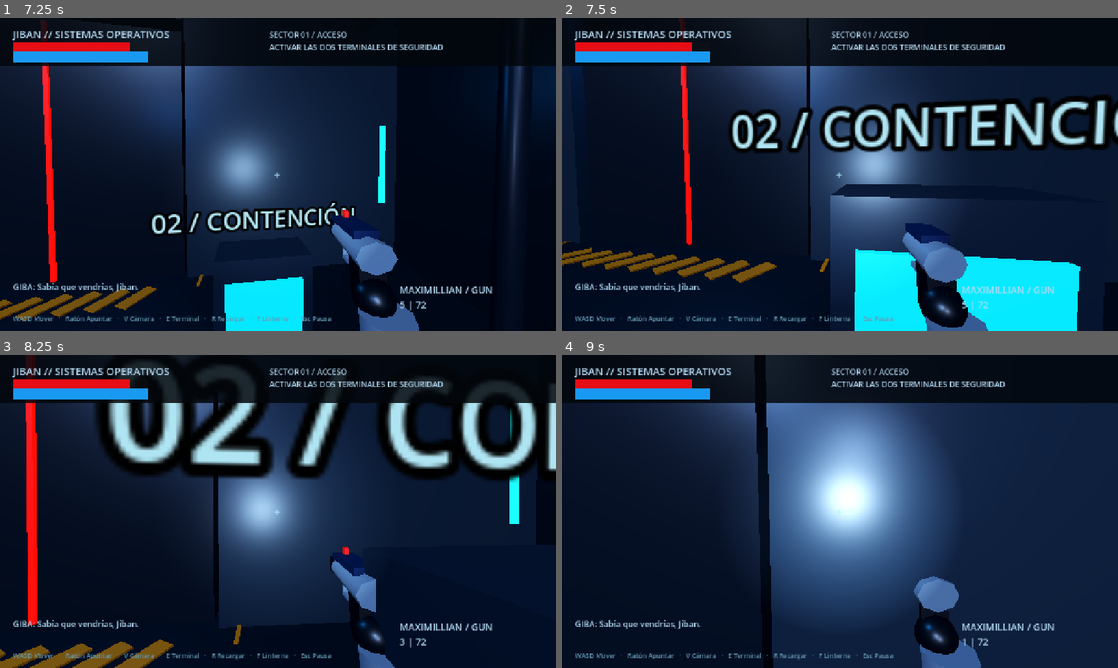
Above: before the commit, frames 1-4 (two rows, left to right).
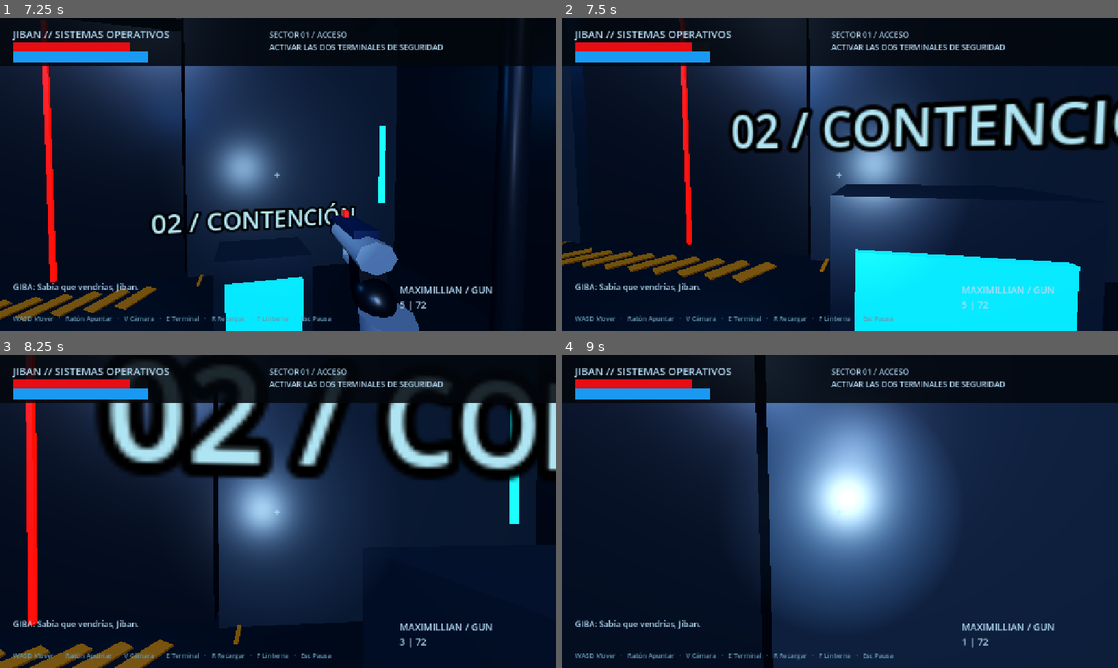
Above: after the commit, the same moments.

Repository: facszero/Jiban-Game
Game: Godot game, scene res://scenes/main.tscn
Two runs of this game, one before a commit and one after it. Both use one fixed random seed, a clock stepped at 60 frames per second and the inputs below.
Inputs (mouse positions are in pixels of both pictures, inside the frame that each line leads up to):
- Up to frame 1 (7.25 s): move the mouse to (305, 174) at 0.52 s; hold Right mouse button (aim) 0.53-1.28 s; hold W (forward) 0.53-5.78 s; tap Space (jump) at 0.77, 1.52, 3.02, 3.77, 4.52, 6.02, 6.77 s; click (305, 174) at 0.8 s; move the mouse to (250, 174) at 1.27 s; click (250, 174) at 1.35 s; tap V (view) at 1.55, 3.8, 6.05 s; move the mouse to (289, 168) at 2.02 s; hold V (view) 2.03-2.78 s; right-click (289, 168) at 2.3 s; move the mouse to (272, 180) at 2.77 s; right-click (272, 180) at 2.85 s; click (272, 180) at 3.05 s; move the mouse to (316, 177) at 3.52 s; press the mouse at (316, 177) at 3.53 s; move the mouse to (233, 171) at 4.27 s; release the mouse at (233, 171) at 4.28 s; tap E (interact) at 4.35 s; right-click (233, 171) at 4.55 s; move the mouse to (283, 174) at 5.02 s; hold F (scan) 5.03-5.78 s; click (283, 174) at 5.3 s; move the mouse to (255, 168) at 5.77 s; hold D (right) 5.78-6.53 s; tap Shift (sprint) at 5.85 s; move the mouse to (305, 174) at 6.52 s; hold W (forward) from 6.53 s (still down); hold V (view) from 6.53 s (still down); right-click (305, 174) at 6.8 s
- Up to frame 2 (7.5 s): keep holding W (forward); move the mouse to (812, 174) at 7.27 s; release V (view) at 7.28 s; right-click (812, 174) at 7.35 s
- Up to frame 3 (8.25 s): keep holding W (forward); tap Space (jump) at 7.52 s; click (250, 511) at 7.55 s; move the mouse to (289, 505) at 8.02 s; press the mouse at (289, 505) at 8.03 s
- Up to frame 4 (9 s): tap V (view) at 8.3, 8.85 s; move the mouse to (834, 517) at 8.77 s; release W (forward) at 8.78 s; release the mouse at (834, 517) at 8.78 s; hold A (left) from 8.78 s (still down)

Frame 1 is identical in both runs. In frame 2, 2.7% of the frame differs, in the area x 61-77%, y 65-100%; in frame 3, 1.2%; in frame 4, 2.1%.

Commit message:
Prevent first-person weapon clipping and close-wall muzzle penetration

Diff:
--- a/scripts/player.gd
+++ b/scripts/player.gd
@@ -25,6 +25,9 @@
 var leg_left: Node3D
 var leg_right: Node3D
 var view_weapon: Node3D
+const WEAPON_REST := Vector3(0.28, -0.24, -0.72)
+var weapon_clearance := 1.0
+var weapon_probe := SphereShape3D.new()
 var flash: OmniLight3D
 var step_clock := 0.0
 var lamp: SpotLight3D
@@ -223,10 +226,36 @@
 			aim_point = aim_hit.position
 		if camera.global_position.distance_squared_to(aim_point) > 0.01:
 			camera.look_at(aim_point, Vector3.UP)
+	update_weapon_clearance(delta)
 	camera.fov = lerpf(camera.fov, 60.0 if Input.is_action_pressed("aim") else 76.0, minf(1.0, delta * 12.0))
+
+func update_weapon_clearance(delta: float) -> void:
+	if not first_person:
+		view_weapon.visible = false
+		return
+	# A swept volume covers barrel, receiver and hand, including off-centre obstacles.
+	weapon_probe.radius = 0.28
+	var query := PhysicsShapeQueryParameters3D.new()
+	query.shape = weapon_probe
+	query.transform = Transform3D(Basis.IDENTITY, camera.global_position)
+	query.collision_mask = 5
+	query.exclude = [get_rid()]
+	var space := get_world_3d().direct_space_state
+	var safe := 0.0
+	if space.intersect_shape(query, 1).is_empty():
+		query.motion = camera.global_basis * Vector3(0.28, -0.30, -0.74)
+		var fractions := space.cast_motion(query)
+		safe = 1.0 if fractions[0] >= 1.0 else maxf(0.0, fractions[0] - 0.08)
+	# Retreat immediately to prevent a one-frame intersection; ease back out.
+	weapon_clearance = minf(safe, move_toward(weapon_clearance, safe, delta * 5.0))
+	view_weapon.position = WEAPON_REST * weapon_clearance
+	view_weapon.scale = Vector3.ONE * maxf(weapon_clearance, 0.01)
+	# At contact, lower the weapon out of view instead of displaying a clipped mesh.
+	view_weapon.visible = weapon_clearance >= 0.65
 
 func ray(from: Vector3, to: Vector3, mask: int = 5) -> Dictionary:
 	var query := PhysicsRayQueryParameters3D.create(from, to, mask, [get_rid()])
+	query.hit_from_inside = true
 	return get_world_3d().direct_space_state.intersect_ray(query)
 
 func shoot() -> void:
@@ -243,7 +272,12 @@
 		target = aim_hit.position
 	# Resolve damage from the same body muzzle in either perspective, so walls block it.
 	var muzzle := global_position + global_basis * Vector3(0.32, 1.45, -0.5)
-	var hit := ray(muzzle, target + (target - muzzle).normalized() * 0.05)
+	# The muzzle can extend beyond a close surface even though the body cannot.
+	var hit := ray(pivot.global_position, muzzle, 1)
+	if not hit.is_empty():
+		muzzle = pivot.global_position
+	else:
+		hit = ray(muzzle, target + (target - muzzle).normalized() * 0.05)
 	if not hit.is_empty():
 		target = hit.position
 		if hit.collider.has_method("take_damage"):
@@ -271,7 +305,7 @@
 	var blue := Geo.material(Color(0.035, 0.10, 0.22), 0.6)
 	var red := Geo.material(Color(0.8, 0.03, 0.015), 0.2, 0.8)
 	# Farther from the eye and lower in frame; an identifiable receiver and grip.
-	view_weapon.position = Vector3(0.28, -0.24, -0.72)
+	view_weapon.position = WEAPON_REST
 	Geo.armor(view_weapon, Vector3(0, 0, 0), Vector3(0.12, 0.3, 0.095), silver, 0.85).rotation.x = PI / 2.0
 	Geo.box(view_weapon, Vector3(0, 0.05, -0.03), Vector3(0.085, 0.025, 0.24), blue)
 	Geo.box(view_weapon, Vector3(0, -0.085, 0.09), Vector3(0.08, 0.14, 0.085), dark).rotation.x = -0.2
--- a/tests/smoke.gd
+++ b/tests/smoke.gd
@@ -67,6 +67,13 @@
 	player.cooldown = 0.0
 	player.shoot()
 	check(target.health == old_health, "Wall blocks weapon damage")
+	# Reuse the shot budget: the close wall crosses the body-to-muzzle segment.
+	wall.position.z = 3.7
+	await frames(3)
+	player.ammo += 1
+	player.cooldown = 0.0
+	player.shoot()
+	check(target.health == old_health, "Close wall blocks a muzzle extending beyond it")
 	wall.free()
 	player.reload_weapon()
 	await frames(80)
@@ -93,6 +100,15 @@
 	player.first_person = true
 	await frames(5)
 	check(game.target_terminal == game.level.terminals[0], "Nearby aimed terminal is interactable")
+	# Reproduce the mobile screenshot: stand against the terminal, looking down.
+	player.position = Vector3(-4, 0.05, -14.35)
+	player.pitch = -0.35
+	await frames(3)
+	check(player.weapon_clearance < 0.65 and not player.view_weapon.visible, "Weapon withdraws at terminal contact")
+	player.position = Vector3(-4, 0.05, -12.1)
+	player.pitch = -0.2
+	await frames(20)
+	check(player.weapon_clearance > 0.99 and player.view_weapon.visible, "Weapon returns after leaving terminal")
 	var action := InputEventAction.new()
 	action.action = "interact"
 	action.pressed = true
